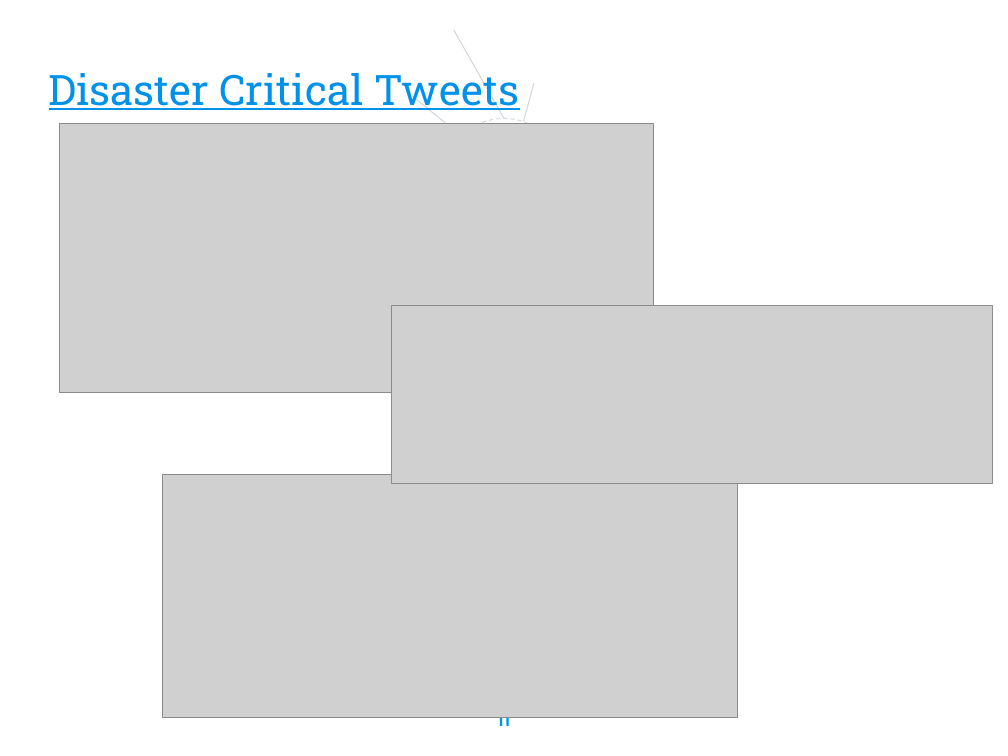
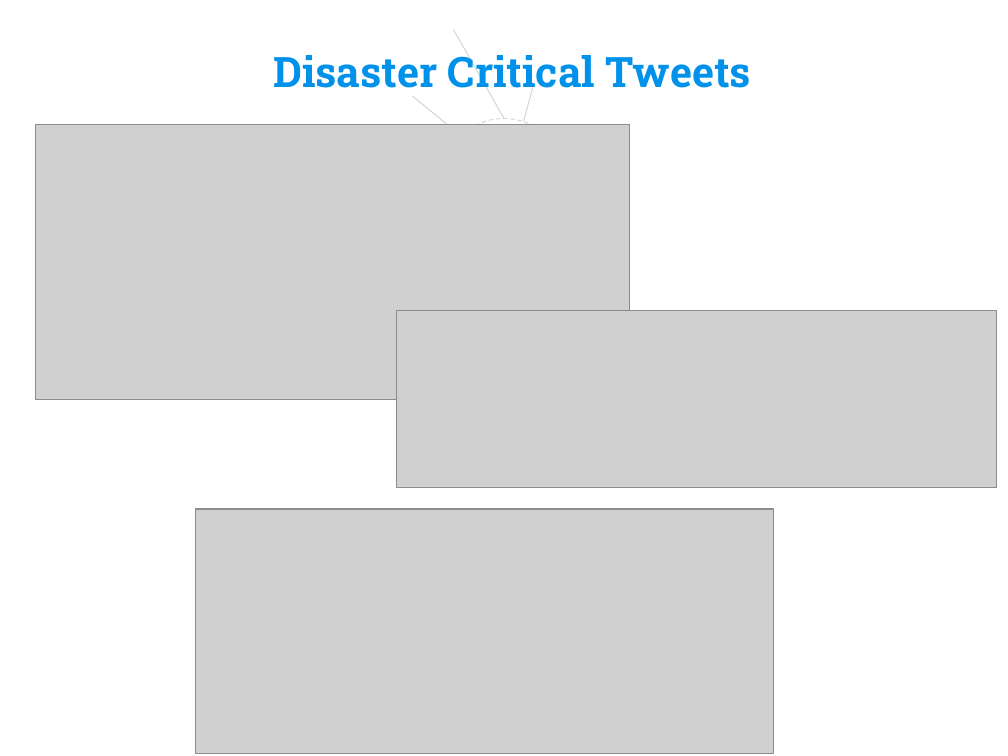
Before and after one commit to eamonious/disaster-tweet-classification, a slide deck: slide 11 of presentation.pptx. Drawn at 1008x756 pixels with LibreOffice and Linux fonts; fonts in the diff are those of the drawing; grey boxes stand for pictures; background and template pictures are left out. Boxes give left, top, right and bottom in pixels: in the first picture for what was removed or moved away, otherwise in the second. Text is boxed around its words. In the diff, an @@ line names an element or a change of style, - is before the commit and + after.

```diff
--- a/presentation.pptx
+++ b/presentation.pptx
@@ title "Disaster Critical Tweets": place and size @@
-title "Disaster Critical Tweets" at <box>49,66,519,115</box>
+title "Disaster Critical Tweets" at <box>273,49,751,98</box>
@@ title "Disaster Critical Tweets" at <box>273,49,751,98</box>: bold on, underline off @@
@@ picture: place and size @@
-picture at <box>59,124,654,393</box>
+picture at <box>35,124,630,399</box>
@@ picture: place and size @@
-picture at <box>391,305,993,483</box>
+picture at <box>397,310,997,488</box>
@@ picture: place and size @@
-picture at <box>162,474,738,718</box>
+picture at <box>196,509,773,754</box>
```
Also in this commit, not shown: 10 other slides changed, 15 other files.
